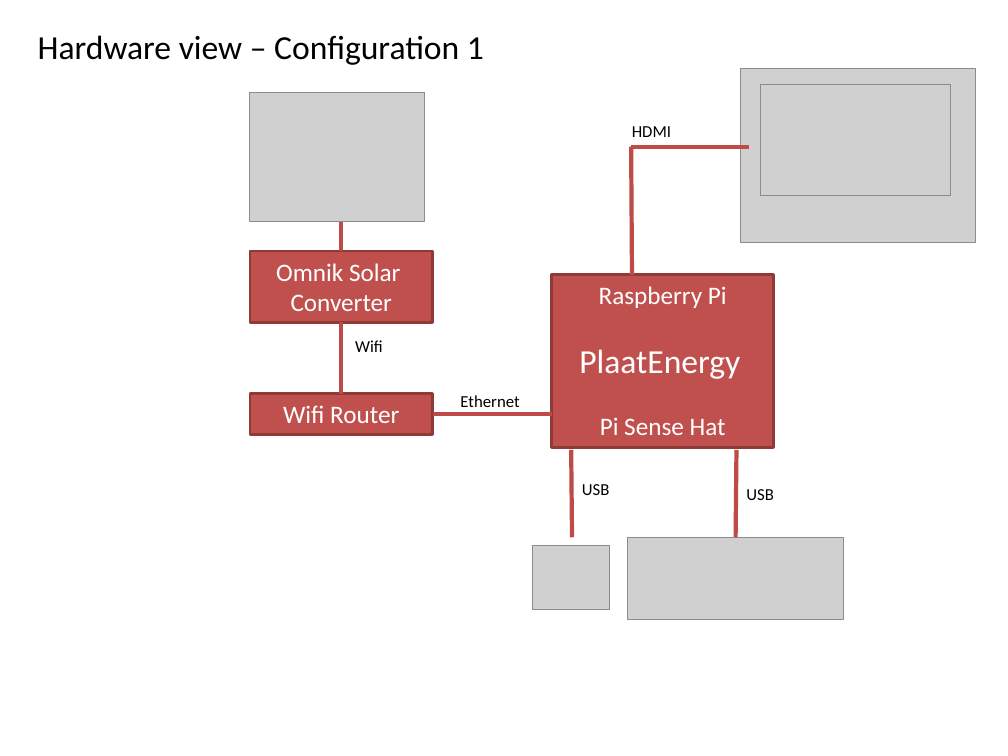
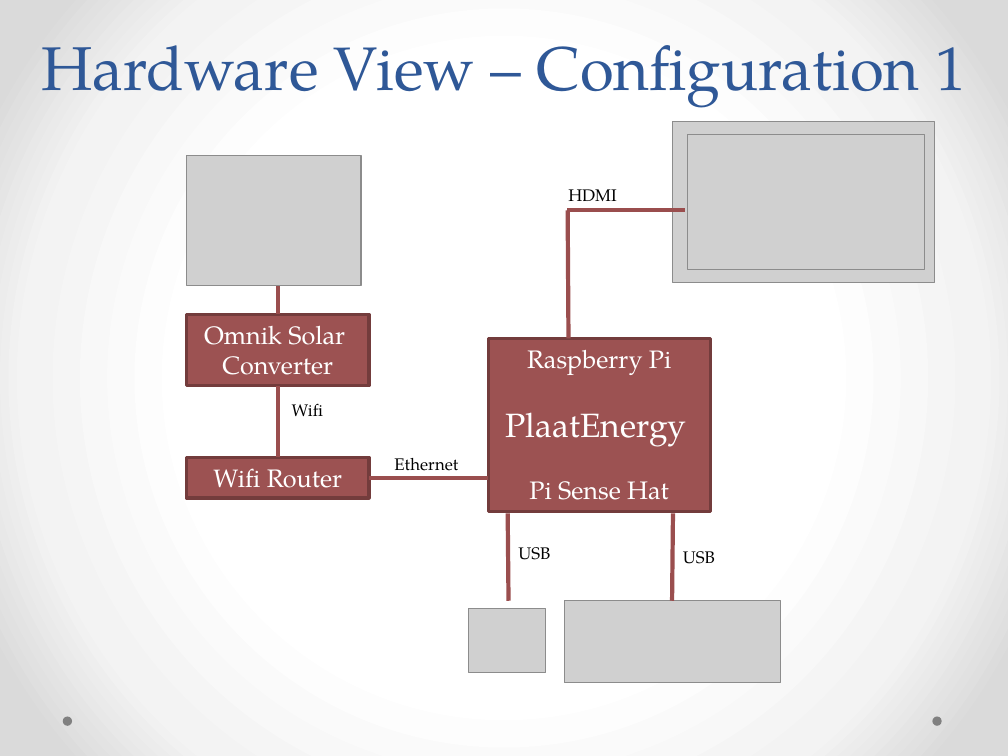
Before and after one commit to plaatsoft/plaatenergy, a slide deck: slide 6 of doc/ppt/PlaatEnergy Design.pptx. Drawn at 1008x756 pixels with LibreOffice and Linux fonts; fonts in the diff are those of the drawing; grey boxes stand for pictures. Boxes give left, top, right and bottom in pixels: in the first picture for what was removed or moved away, otherwise in the second. Text is boxed around its words. In the diff, an @@ line names an element or a change of style, - is before the commit and + after.

```diff
--- a/doc/ppt/PlaatEnergy Design.pptx
+++ b/doc/ppt/PlaatEnergy Design.pptx
@@ background #FFFFFF to gradient #FFFFFF to #F4F4F4 to #DADADA @@
@@ title "Hardware View – Configuration 1" at box(41, 45, 966, 108): vertical alignment top to bottom @@
@@ title at box(41, 45, 966, 108): text changed; size 24 to 44 pt; font Calibri to TeX Gyre Pagella; text colour #000000 to #2F5897 @@
-Hardware view – Configuration 1
+Hardware View – Configuration 1
@@ picture removed at box(741, 69, 975, 243) @@
@@ picture added at box(673, 122, 934, 282) @@
@@ picture: place and size @@
-picture at box(761, 85, 951, 196)
+picture at box(687, 134, 924, 269)
@@ line (568, 211) - (685, 211): stroke #BF4C48 3 pt to #9A4E4E 3 pt @@
@@ line (568, 211) - (569, 339): stroke #BF4C48 3 pt to #9A4E4E 3 pt @@
@@ line (278, 314) - (278, 285): stroke #BF4C48 3 pt to #9A4E4E 3 pt @@
@@ font Calibri to TeX Gyre Pagella; fill #C0504D to #9C5252; outline #8E3B39 2 pt to #733D3D 2.25 pt in 3 elements at box(186, 458, 369, 498), box(186, 314, 369, 386), box(488, 339, 710, 512) @@
@@ 7 lines, 4 texts, 3 pictures, 3 rectangles: place and size @@
-7 lines, 4 texts, 3 pictures, 3 rectangles at box(250, 93, 844, 619)
+7 lines, 4 texts, 3 pictures, 3 rectangles at box(186, 156, 780, 682)
@@ line (278, 458) - (278, 386): stroke #BF4C48 3 pt to #9A4E4E 3 pt @@
@@ line (488, 478) - (369, 478): stroke #BF4C48 3 pt to #9A4E4E 3 pt @@
@@ line (508, 513) - (509, 601): stroke #BF4C48 3 pt to #9A4E4E 3 pt @@
@@ line (673, 513) - (672, 601): stroke #BF4C48 3 pt to #9A4E4E 3 pt @@
@@ font Calibri to TeX Gyre Pagella in 5 elements at box(568, 189, 616, 201), box(518, 547, 550, 560), box(394, 458, 458, 477), box(292, 403, 323, 416), box(683, 551, 715, 564) @@
@@ text "USB": place and size @@
-text "USB" at box(746, 489, 774, 500)
+text "USB" at box(683, 551, 715, 564)
@@ ellipse added at box(62, 717, 72, 726), fill #808080 @@
@@ ellipse added at box(932, 717, 941, 726), fill #808080 @@
```
Also in this commit, not shown: 10 other slides changed, 10 slides added, 14 slides removed, 3 other files.
